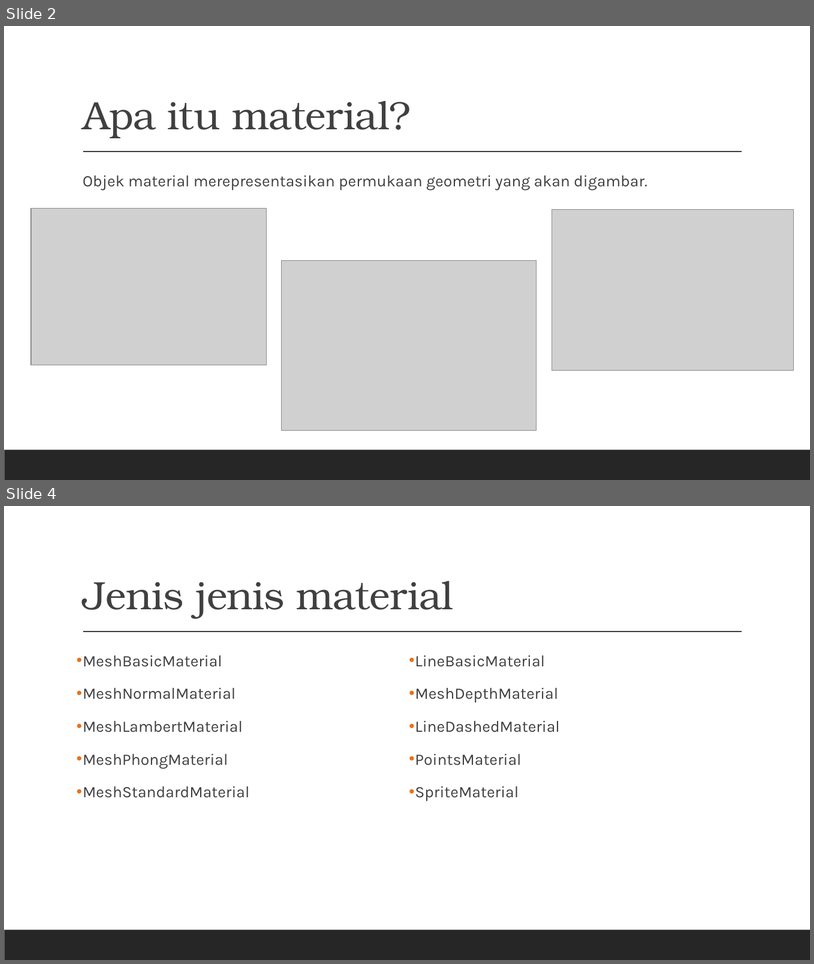
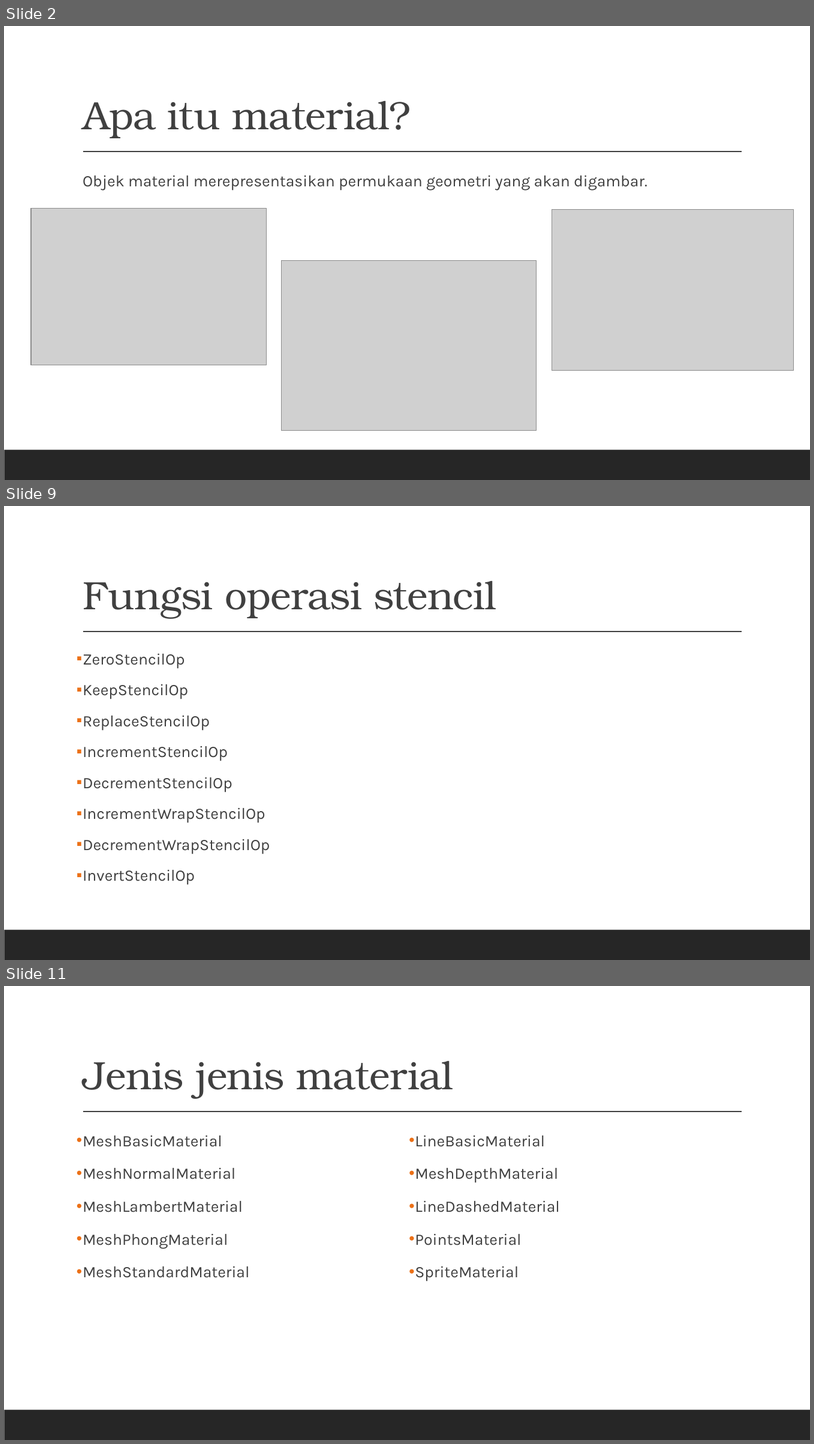
Before and after one commit to grafkom-2020/presentasi-threejs-grafkom-gang, a slide deck: documents/MATERIAL.pptx. Shown one above the other, each under a label of ours: slides 2 and 4 before the commit, slides 2, 9 and 11 after it; the slides between them are not shown. The pictures are 814x964 and 814x1444 pixels, drawn with LibreOffice and Linux fonts; fonts in the diff are those of the drawing; grey boxes stand for pictures. Boxes give left, top, right and bottom in pixels: in the first picture for what was removed or moved away, otherwise in the second. Text is boxed around its words. In the diff, an @@ line names an element or a change of style, - is before the commit and + after.

```diff
--- a/documents/MATERIAL.pptx
+++ b/documents/MATERIAL.pptx
@@ slide 9 added at [4,506,810,960], background #FFFFFF; not listed: 2 template elements that a slide beside it also shows @@
@@ title added at [83,581,497,619], 47 pt, text #404040 @@
+Fungsi operasi stencil
@@ text added at [83,653,270,885], 19 pt, text #404040 @@
+▪ ZeroStencilOp
+▪ KeepStencilOp
+▪ ReplaceStencilOp
+▪ IncrementStencilOp
+▪ DecrementStencilOp
+▪ IncrementWrapStencilOp
+▪ DecrementWrapStencilOp
+▪ InvertStencilOp
@@ what was slide 4 is now slide 11 @@
```
Also in this commit, not shown: 7 other slides added, 1 slide removed, 18 other files.
